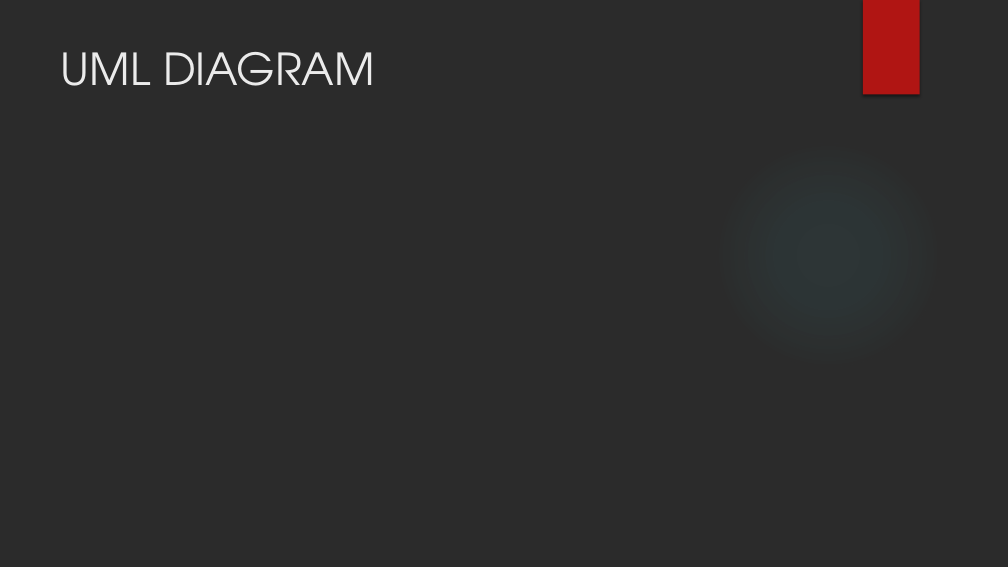
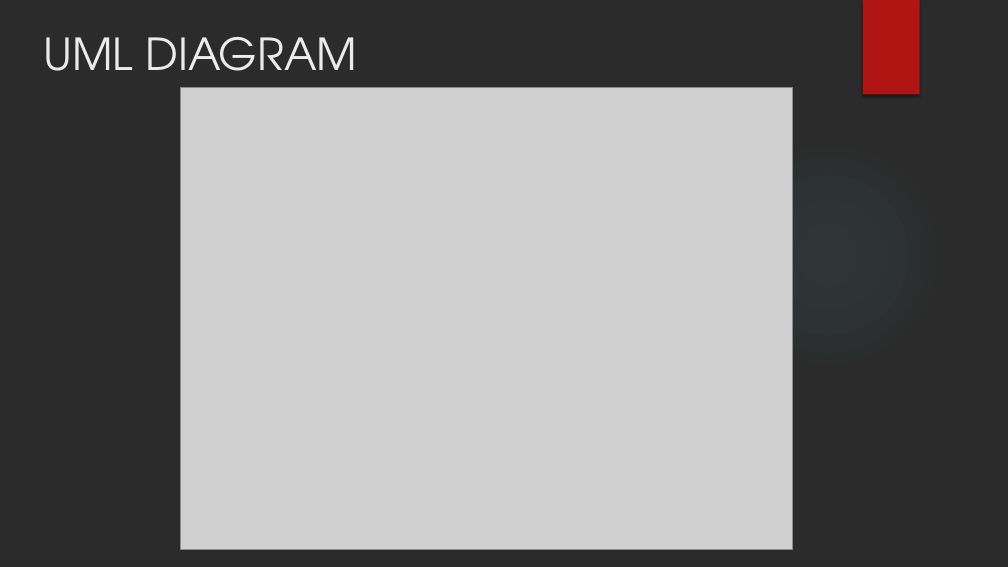
Before and after one commit to ShahNeel9/TeamProjects, a slide deck: slide 7 of AED FINAL PROJECT.pptx (slide 5 before the commit). Drawn at 1008x567 pixels with LibreOffice and Linux fonts; fonts in the diff are those of the drawing; grey boxes stand for pictures; background and template pictures are left out; a plain dark background stands for a picture behind light text. Boxes give left, top, right and bottom in pixels: in the first picture for what was removed or moved away, otherwise in the second. Text is boxed around its words. In the diff, an @@ line names an element or a change of style, - is before the commit and + after.

```diff
--- a/AED FINAL PROJECT.pptx
+++ b/AED FINAL PROJECT.pptx
@@ title "UML DIAGRAM" rewrapped from [61,52,375,86] to [43,37,357,91] @@
@@ picture added at [181,88,792,550] @@
```
Also in this commit, not shown: 2 other slides changed, 5 slides added, 2 slides removed.
